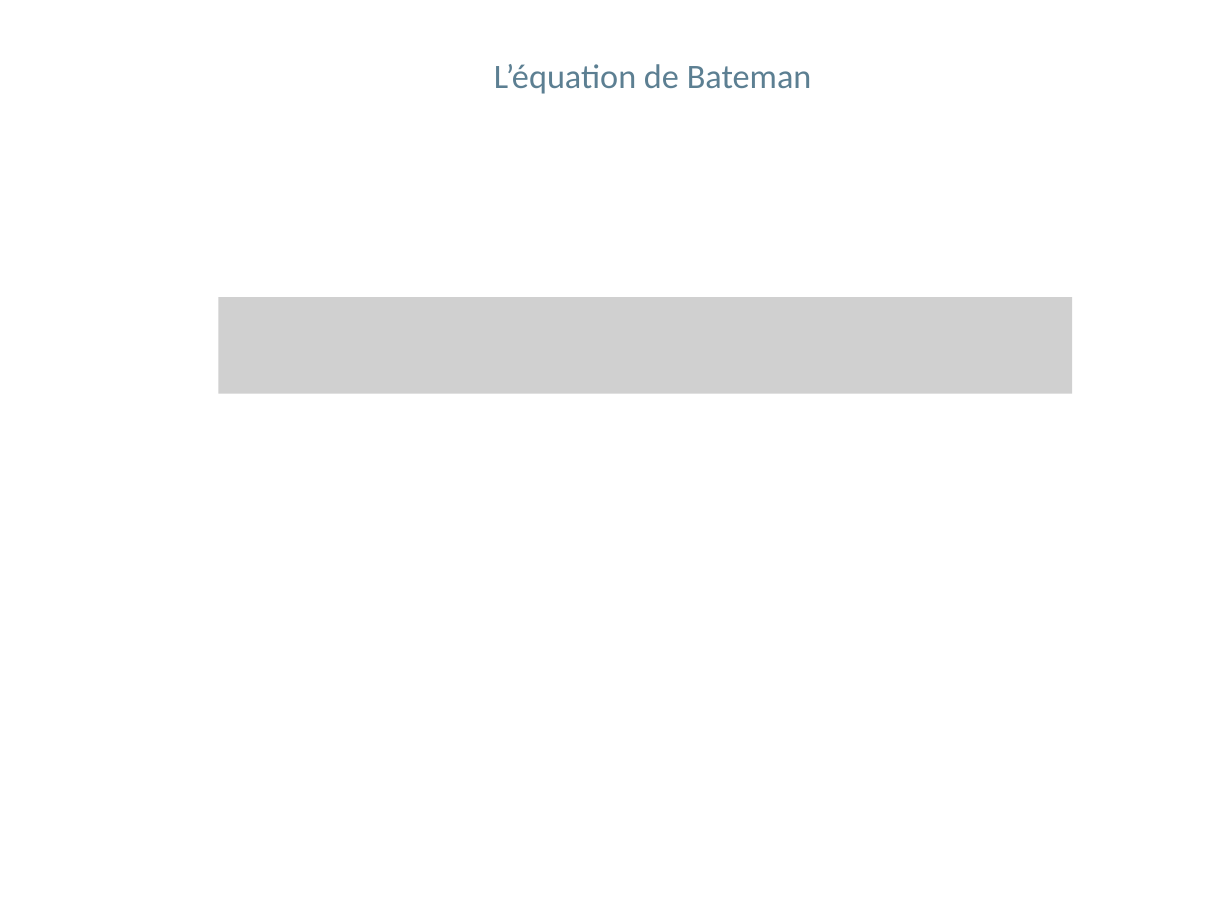
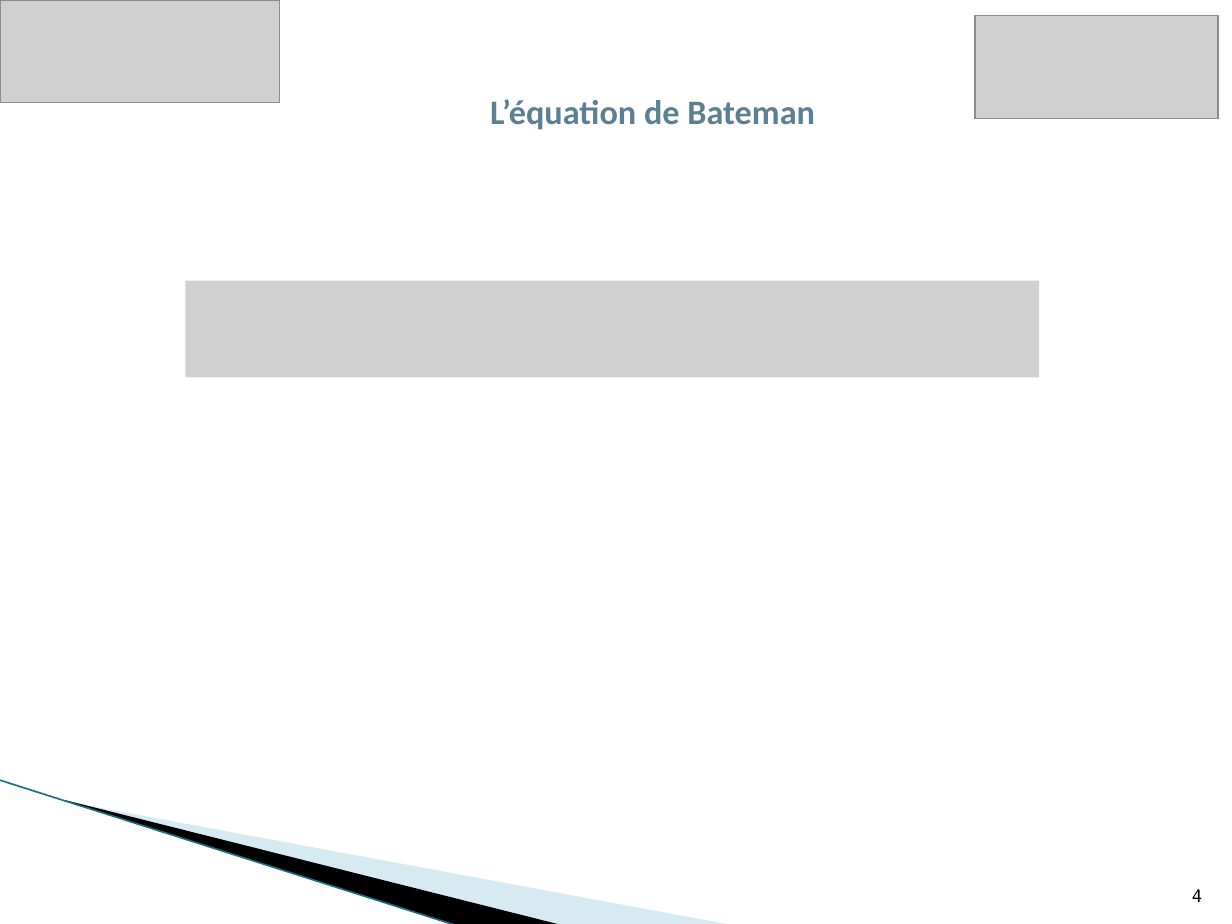
Before and after one commit to phjacquet/physor-smr-fbo, a slide deck: slide 4 of Fabien/ppt soutenance FBO.pptx (slide 3 before the commit). Drawn at 1232x924 pixels with LibreOffice and Linux fonts; fonts in the diff are those of the drawing; grey boxes stand for pictures; background and template pictures are left out. Boxes give left, top, right and bottom in pixels: in the first picture for what was removed or moved away, otherwise in the second. Text is boxed around its words. In the diff, an @@ line names an element or a change of style, - is before the commit and + after.

```diff
--- a/Fabien/ppt soutenance FBO.pptx
+++ b/Fabien/ppt soutenance FBO.pptx
@@ picture added at <box>0,0,278,102</box> @@
@@ picture added at <box>975,16,1217,120</box> @@
@@ title "L’équation de Bateman": place and size @@
-title "L’équation de Bateman" at <box>494,64,812,94</box>
+title "L’équation de Bateman" at <box>490,99,815,130</box>
@@ title "L’équation de Bateman" at <box>490,99,815,130</box>: bold on @@
@@ picture: place and size @@
-picture at <box>218,297,1072,393</box>
+picture at <box>186,281,1040,377</box>
@@ line added from (0, 780) to (457, 924), #97C5D8 0.95 pt @@
@@ freeform shape added at <box>65,800,563,924</box>, fill #000000 @@
@@ freeform shape added at <box>68,801,733,924</box>, fill #A0CBDC at 40% opacity @@
@@ page number added at <box>1192,889,1202,902</box>, 10 pt, text #000000 @@
+4
```
Also in this commit, not shown: 18 other slides changed, 4 slides added, 5 slides removed, 2 other files.
